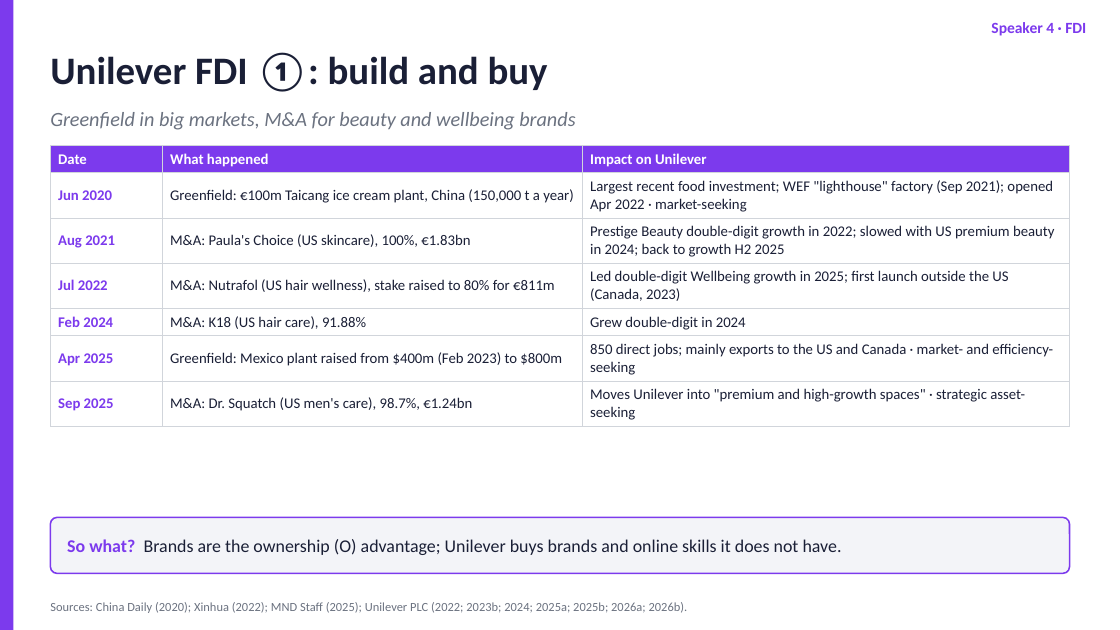
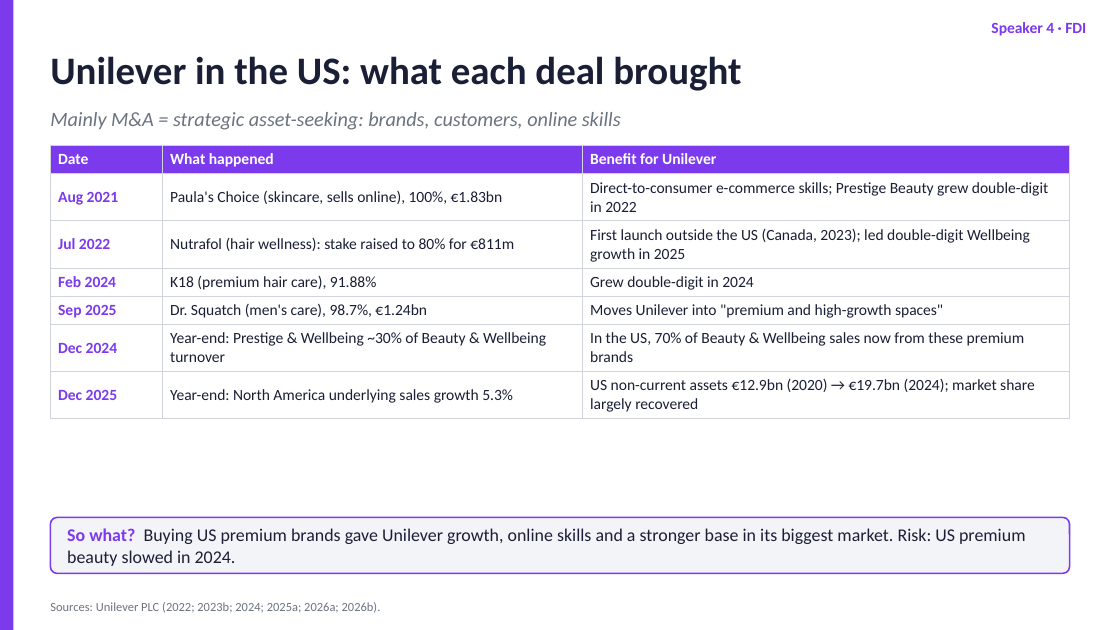
Before and after one commit to dollar3651314/mymba, a slide deck: slide 12 of content/busi1763/files/Unilever_Group_EN.pptx (slide 11 before the commit). Drawn at 1120x630 pixels with LibreOffice and Linux fonts; fonts in the diff are those of the drawing. Boxes give left, top, right and bottom in pixels: in the first picture for what was removed or moved away, otherwise in the second. Text is boxed around its words. In the diff, an @@ line names an element or a change of style, - is before the commit and + after.

```diff
--- a/content/busi1763/files/Unilever_Group_EN.pptx
+++ b/content/busi1763/files/Unilever_Group_EN.pptx
@@ text at (50,56,741,91): text changed @@
-Unilever FDI ①: build and buy
+Unilever in the US: what each deal brought
@@ text at (50,112,621,130): text changed @@
-Greenfield in big markets, M&A for beauty and wellbeing brands
+Mainly M&A = strategic asset-seeking: brands, customers, online skills
@@ table at (50,146,1070,416) @@
-row 1, column 3: Impact on Unilever
+row 1, column 3: Benefit for Unilever
-row 2: Jun 2020 | Greenfield: €100m Taicang ice cream plant, China (150,000 t a year) | Largest recent food investment; WEF "lighthouse" factory (Sep 2021); opened Apr 2022 · market-seeking
+row 2: Aug 2021 | Paula's Choice (skincare, sells online), 100%, €1.83bn | Direct-to-consumer e-commerce skills; Prestige Beauty grew double-digit in 2022
-row 3: Aug 2021 | M&A: Paula's Choice (US skincare), 100%, €1.83bn | Prestige Beauty double-digit growth in 2022; slowed with US premium beauty in 2024; back to growth H2 2025
+row 3: Jul 2022 | Nutrafol (hair wellness): stake raised to 80% for €811m | First launch outside the US (Canada, 2023); led double-digit Wellbeing growth in 2025
-row 4: Jul 2022 | M&A: Nutrafol (US hair wellness), stake raised to 80% for €811m | Led double-digit Wellbeing growth in 2025; first launch outside the US (Canada, 2023)
+row 4: Feb 2024 | K18 (premium hair care), 91.88% | Grew double-digit in 2024
-row 5: Feb 2024 | M&A: K18 (US hair care), 91.88% | Grew double-digit in 2024
+row 5: Sep 2025 | Dr. Squatch (men's care), 98.7%, €1.24bn | Moves Unilever into "premium and high-growth spaces"
-row 6: Apr 2025 | Greenfield: Mexico plant raised from $400m (Feb 2023) to $800m | 850 direct jobs; mainly exports to the US and Canada · market- and efficiency-seeking
+row 6: Dec 2024 | Year-end: Prestige & Wellbeing ~30% of Beauty & Wellbeing turnover | In the US, 70% of Beauty & Wellbeing sales now from these premium brands
-row 7: Sep 2025 | M&A: Dr. Squatch (US men's care), 98.7%, €1.24bn | Moves Unilever into "premium and high-growth spaces" · strategic asset-seeking
+row 7: Dec 2025 | Year-end: North America underlying sales growth 5.3% | US non-current assets €12.9bn (2020) → €19.7bn (2024); market share largely recovered
@@ size 9.5 to 10 pt in "Date", "What happened" @@
@@ text at (67,528,1025,566): text changed @@
-So what? Brands are the ownership (O) advantage; Unilever buys brands and online skills it does not have.
+So what? Buying US premium brands gave Unilever growth, online skills and a stronger base in its biggest market. Risk: US premium beauty slowed in 2024.
@@ text at (50,602,381,613): text changed @@
-Sources: China Daily (2020); Xinhua (2022); MND Staff (2025); Unilever PLC (2022; 2023b; 2024; 2025a; 2025b; 2026a; 2026b).
+Sources: Unilever PLC (2022; 2023b; 2024; 2025a; 2026a; 2026b).
```
Also in this commit, not shown: 5 other slides changed, 1 slide added, 1 slide removed, 37 other files.
